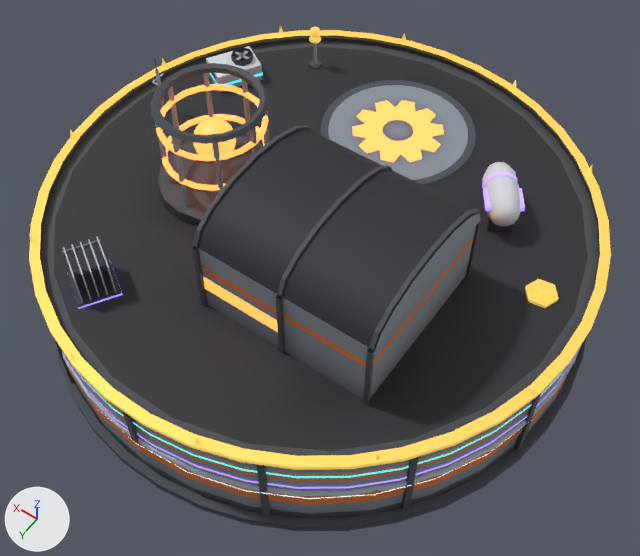
One commit to the glTF model assets/models/metamaterial_foundry_m_far.glb: the scene before it, then after it.
One viewpoint serves both versions: a 50 mm camera at (-8.97, 12.55, 19.58) aimed at (-0.82, 1.15, 1.67). The lights are fixed; the arrows at lower left show +X, +Y and +Z. The older version comes first. Vertices at exactly the same position are counted once.

Before the edit, the objects in view are built like this:
```python
me_base = bpy.data.meshes.new('Base')
me_base.from_pydata(...)  # 3537 vertices, 3624 faces; spans x -7.38..7.38, y -7.38..7.38, z -0.2..1.4
# faces by material slot: [3418, 206]
me_base.materials.append(mat_palette_001)
me_base.materials.append(mat_lightstrip_001)
me_l3_001 = bpy.data.meshes.new('L3.001')
me_l3_001.from_pydata(...)  # 175 vertices, 180 faces; spans x -7.18..7.18, y -7.18..7.18, z 2.18..3.35
# faces by material slot: [88, 92]
me_l3_001.materials.append(mat_l3band_001)
me_l3_001.materials.append(mat_palette_001)
me_l4_001 = bpy.data.meshes.new('L4.001')
me_l4_001.from_pydata(...)  # 234 vertices, 270 faces; spans x -7.18..7.18, y -7.18..7.18, z 1.66..3.82
# faces by material slot: [118, 152]
me_l4_001.materials.append(mat_l4band_001)
me_l4_001.materials.append(mat_palette_001)
me_roof = bpy.data.meshes.new('Roof')
me_roof.from_pydata(...)  # 2279 vertices, 3146 faces; spans x -7.2..7.2, y -7.25..7.25, z 1.38..5.74
# faces by material slot: [952, 2194]
me_roof.materials.append(mat_neon_001)
me_roof.materials.append(mat_palette_001)
ob_base = bpy.data.objects.new('Base', me_base)
ob_base.location = (0.0, 0.0, 0.0)
ob_l3 = bpy.data.objects.new('L3', me_l3_001)
ob_l3.location = (0.0, 0.0, 0.0)
ob_l4 = bpy.data.objects.new('L4', me_l4_001)
ob_l4.location = (0.0, 0.0, 0.0)
ob_roof = bpy.data.objects.new('Roof', me_roof)
ob_roof.location = (0.0, 0.0, 0.0)
# also in view: 'L5' at (0.0, 0.0, 3.21); 'L2' at (0.0, 0.0, 2.88)
```
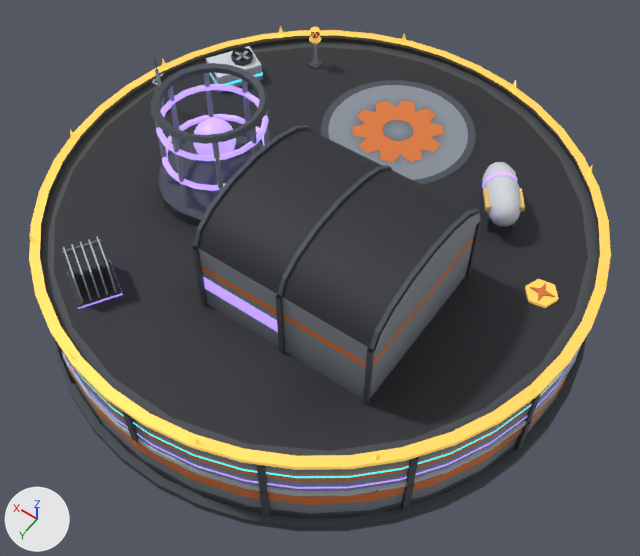
Patch to the scene script:
```diff
--- a/assets/models/metamaterial_foundry_m_far.glb.py
+++ b/assets/models/metamaterial_foundry_m_far.glb.py
@@ mat_floor @@
+mat_floor = bpy.data.materials.new('Floor')
+mat_floor.use_nodes = True; mat_floor.node_tree.nodes.clear()
+_N = mat_floor.node_tree.nodes; _L = mat_floor.node_tree.links
+n0 = _N.new('ShaderNodeBsdfPrincipled'); n0.name = 'Principled BSDF'
+n0.inputs[2].default_value = 0.65  # 'Roughness'
+n1 = _N.new('ShaderNodeOutputMaterial'); n1.name = 'Material Output'
+n2 = _N.new('ShaderNodeVertexColor'); n2.name = 'Color Attribute'
+_L.new(n0.outputs[0], n1.inputs[0])  # 'BSDF' to 'Surface'
+_L.new(n2.outputs[0], n0.inputs[0])  # 'Color' to 'Base Color'
@@ me_base @@
 me_base.from_pydata(...)  # 3537 vertices, 3624 faces; spans x -7.38..7.38, y -7.38..7.38, z -0.2..1.4
 # used by ob_base; location = (0.0, 0.0, 0.0)
+# me_base part 1: 70 kept faces spanning x -7.22..7.22, y -7.22..7.22, z 0.66..1.24 get new vertex colours; the middle colour goes from white #fdfdfd to orange #de7939
+# me_base part 2: 70 faces spanning x -7.22..7.22, y -7.22..7.22, z 0.66..1.24 switch from mat_lightstrip_001 to mat_palette_001
+me_base.materials.append(mat_floor)
@@ me_l4_001 @@
 me_l4_001.from_pydata(...)  # 234 vertices, 270 faces; spans x -7.18..7.18, y -7.18..7.18, z 1.66..3.82
 # used by ob_l4; location = (0.0, 0.0, 0.0)
+# me_l4_001 part 3: 16 faces spanning x -4.49..-3.34, y -2.85..-1.79, z 3.43..3.57 switch from mat_l4band_001 to mat_palette_001
@@ me_roof @@
 me_roof.from_pydata(...)  # 2279 vertices, 3146 faces; spans x -7.2..7.2, y -7.25..7.25, z 1.38..5.74
 # used by ob_roof; location = (0.0, 0.0, 0.0)
+# me_roof part 4: 430 of 2279 vertices moved; they spanned x -4.09..1.27, y -4.99..3.95, z 2.64..4.11 and now span x -4.09..1.27, y -4.99..3.95, z 2.64..4.11; mean shift (0.0, 0.0, 0.0); largest move (-4.09, 3.95, 3.91) -> (-0.55, -4.52, 2.64)
+# me_roof part 5: 41 kept faces spanning x -4.09..1.09, y -4.99..3.95, z 2.64..4.11 get new vertex colours; the middle colour goes from white #ffffff to orange #e07a3a
+# me_roof part 6: 41 faces spanning x -4.09..1.09, y -4.99..3.95, z 2.64..4.11 switch from mat_neon_001 to mat_palette_001
+# me_roof part 7: 328 faces spanning x -4.09..4.11, y -0.66..3.95, z 3.24..4.88 switch from mat_neon_001 to mat_l4band_001
```

Where the change shows, as pixel boxes (x1, y1, x2, y2) in the pictures (640 x 556 px; the box of a moved part takes in the faces that stretch with it):
part 1 of me_base, recoloured: (101, 412, 520, 499) in both
part 2 of me_base, recoloured: (101, 412, 520, 499) in both
part 3 of me_l4_001, recoloured (darker): (483, 188, 525, 211) in both
part 4 of me_roof, moved or reshaped: (201, 100, 474, 373) in both
part 5 of me_roof, recoloured: before (359, 106, 443, 153); after (361, 108, 432, 161)
part 6 of me_roof, recoloured: before (359, 106, 443, 153); after (361, 108, 432, 161)
part 7 of me_roof, recoloured: (156, 84, 278, 332) in both
